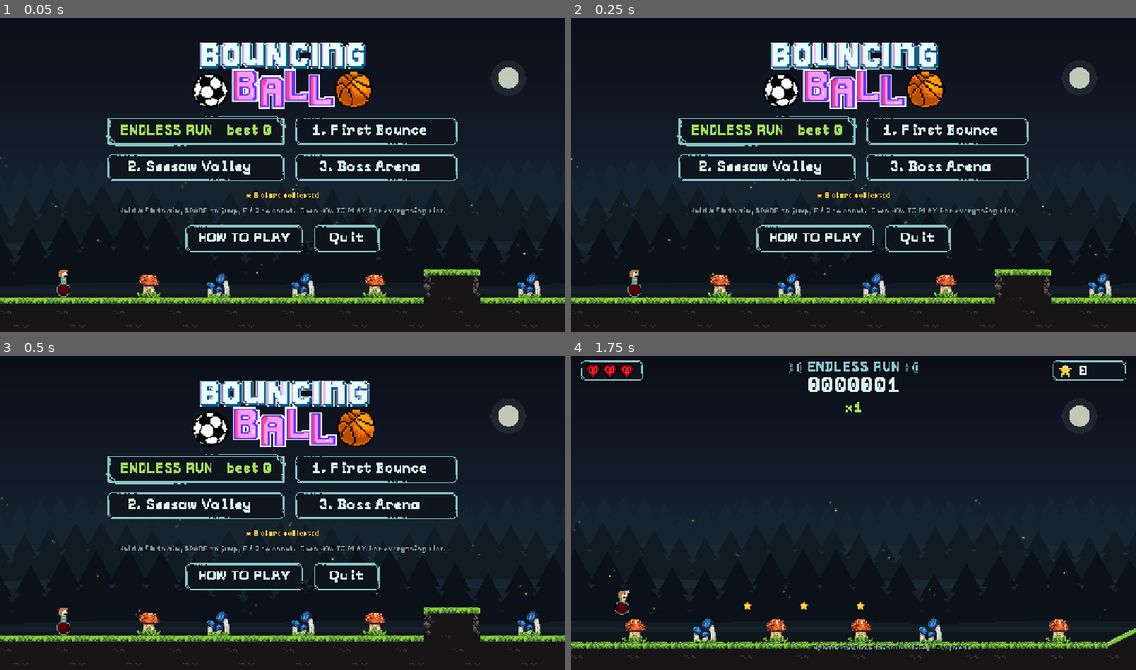
Above: before the commit, frames 1-4 (two rows, left to right).
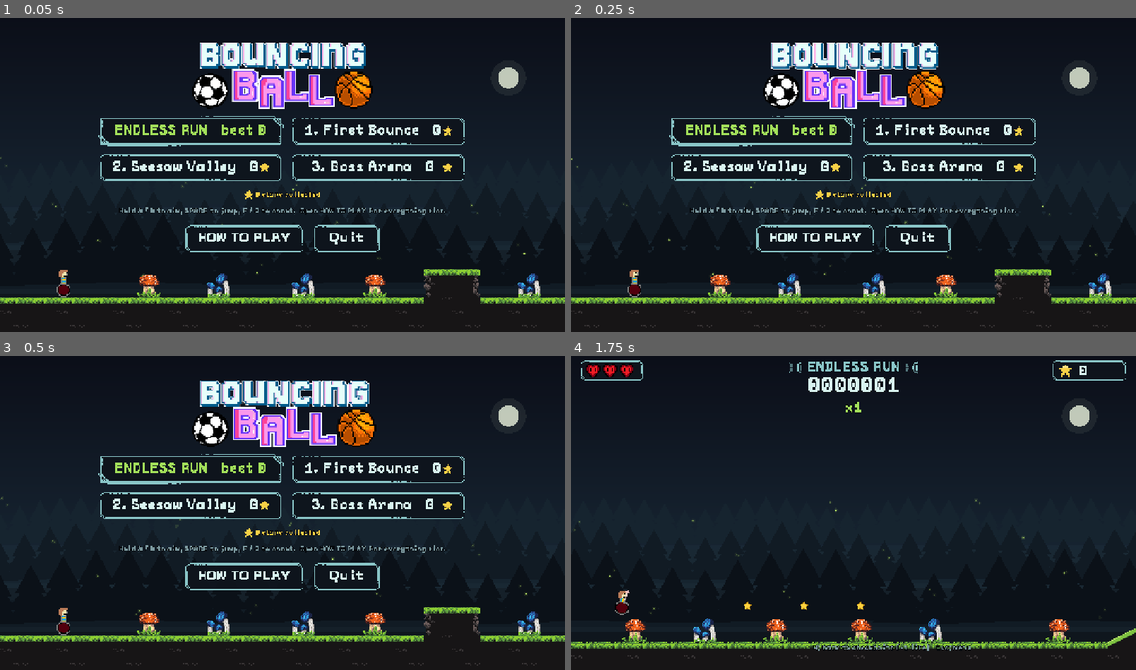
Above: after the commit, the same moments.

Repository: ThanhBC1234/haven
Game: Godot game, scene res://scenes/menu.tscn
Two runs of this game, one before a commit and one after it. Both use one fixed random seed, a clock stepped at 60 frames per second and the inputs below.
Inputs:
- Up to frame 1 (0.05 s): no input
- Up to frame 2 (0.25 s): no input
- Up to frame 3 (0.5 s): no input
- Up to frame 4 (1.75 s): click "ENDLESS RUN best 0" at 0.5 s; hold D (right) from 1.28 s (still down); tap F (shoot) at 1.35 s; tap Space (jump) at 1.52 s

The runs differ from the first frame. In frame 1, 2.3% of the frame differs, in the area x 17-83%, y 8-58%; in frame 2, 2.3%; in frame 3, 2.7%, in the area x 17-83%, y 7-58%; in frame 4, nothing differs.

Commit message:
Add web build

Diff:
--- a/scripts/ui/menu.gd
+++ b/scripts/ui/menu.gd
@@ -68,17 +68,27 @@
 
 	endless.pressed.connect(Game.start_endless)   # bấm là vào chế độ vô tận
 	level_grid.add_child(endless)               # đặt vào lưới nút
+	var star_icon := _star_texture()            # ngôi sao pixel (font Peaberry không có ký tự ★, trình duyệt cũng không có font dự phòng)
 	for i in LevelData.LEVELS.size():           # tạo một nút cho mỗi màn
 		var b := Button.new()                   # nút mới
 		var stars: int = Game.best_stars.get(i, 0)   # số sao tốt nhất của màn i (chưa chơi = 0)
-		b.text = "%d. %s   %s" % [i + 1, LevelData.LEVELS[i]["name"], "★".repeat(stars)]   # hiện số sao tốt nhất
+		b.text = "%d. %s   %d" % [i + 1, LevelData.LEVELS[i]["name"], stars]   # hiện số sao tốt nhất
+		b.icon = star_icon                      # ngôi sao pixel nằm sau con số
+		b.icon_alignment = HORIZONTAL_ALIGNMENT_RIGHT   # icon đứng bên phải chữ
+		b.expand_icon = false                   # giữ đúng cỡ icon, không kéo giãn
 		b.custom_minimum_size = Vector2(380, 56)   # cỡ nút
 		b.pressed.connect(Game.start_level.bind(i))    # bấm là vào màn i
 		level_grid.add_child(b)                 # đặt vào lưới
-	var bank := Label.new()                            # tổng sao đã gom
-	bank.text = "★ %d stars collected" % Game.total_stars   # vd: ★ 12 stars collected
-	bank.horizontal_alignment = HORIZONTAL_ALIGNMENT_CENTER   # canh giữa
-	bank.add_theme_color_override("font_color", Color("#f7d046"))   # chữ màu vàng
+	var bank := HBoxContainer.new()                    # hàng tổng sao đã gom: icon sao + chữ
+	bank.alignment = BoxContainer.ALIGNMENT_CENTER     # canh giữa
+	var bank_icon := TextureRect.new()                 # icon ngôi sao
+	bank_icon.texture = star_icon                      # dùng chung hình sao pixel
+	bank_icon.stretch_mode = TextureRect.STRETCH_KEEP_CENTERED   # giữ cỡ gốc, nằm giữa ô
+	bank.add_child(bank_icon)                          # đặt icon vào hàng
+	var bank_text := Label.new()                       # chữ số sao
+	bank_text.text = "%d stars collected" % Game.total_stars   # vd: 12 stars collected
+	bank_text.add_theme_color_override("font_color", Color("#f7d046"))   # chữ màu vàng
+	bank.add_child(bank_text)                          # đặt chữ sau icon
 	level_grid.get_parent().add_child(bank)     # gắn vào khối chứa lưới nút
 	level_grid.get_parent().move_child(bank, level_grid.get_index() + 1)   # đặt ngay dưới lưới nút
 	level_grid.columns = 2                             # các nút màn xếp 2 cột cho gọn
@@ -98,10 +108,23 @@
 	help.text = "Hold A / D to aim, SPACE to jump, F / J to shoot.  Open HOW TO PLAY for everything else."
 	quit_button.custom_minimum_size = Vector2(160, 52)   # cỡ nút Quit
 	quit_button.pressed.connect(get_tree().quit)   # bấm là thoát game
+	quit_button.visible = not OS.has_feature("web")   # trên trình duyệt (itch.io) không thoát được nên ẩn nút Quit
 	level_grid.get_child(0).grab_focus()               # chọn sẵn màn 1, bấm Enter là chơi
 
 
 ## Dải đất rừng ở đáy menu (dùng chính Level và bộ gạch), có nhân vật đứng chơi được.
+## Tạo ảnh ngôi sao vàng từ hình pixel STAR của HUD, phóng 3 lần (21 x 21).
+func _star_texture() -> ImageTexture:
+	const PX := 3                               # mỗi ô pixel của hình = 3 x 3 pixel thật
+	var pattern: Array = Hud.STAR               # hình ngôi sao 7 x 7 (chuỗi "0"/"1")
+	var img := Image.create(7 * PX, 7 * PX, false, Image.FORMAT_RGBA8)   # ảnh trong suốt
+	for y in pattern.size():                    # duyệt từng hàng của hình
+		for x in pattern[y].length():           # duyệt từng ô trong hàng
+			if pattern[y][x] == "1":            # ô "1" là có màu
+				img.fill_rect(Rect2i(x * PX, y * PX, PX, PX), Color("#f7d046"))   # tô ô màu vàng
+	return ImageTexture.create_from_image(img)  # đổi ảnh thành texture để hiển thị
+
+
 func _build_ground() -> void:
 	var rows := []                              # các hàng của bản đồ chữ
 	for r in 23:                                # bản đồ cao 23 hàng
Not shown, added: docs/.gdignore
Binary file added: docs/menu.png
Binary file added: docs/screenshot.png
Not shown, changed: export_presets.cfg
Not shown, added: docs/DESCRIBE-YOUR-GAME.md
Not shown, added: docs/HUONG-DAN.md
Not shown, removed: exports/index.zip
